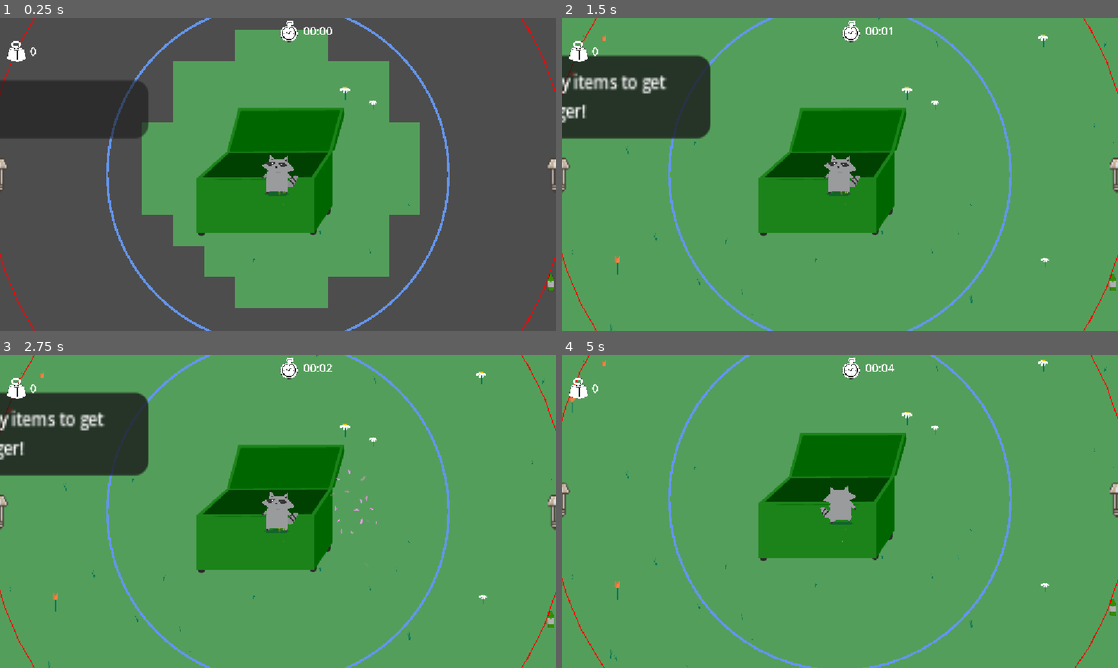
Above: before the commit, frames 1-4 (two rows, left to right).
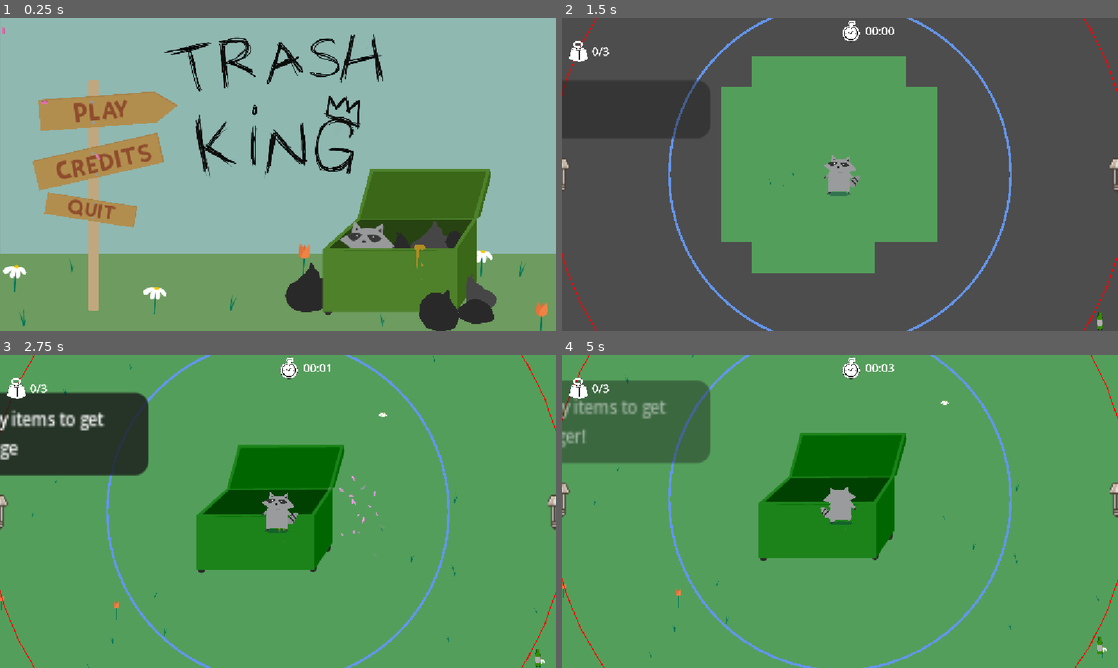
Above: after the commit, the same moments.

Repository: Lu-ni/upsi-jam-6
Game: Godot game, scene res://scenes/MainMenu.tscn
Same seed, same stepped clock (60 frames per second), same inputs: the game is played once before the commit and once after it. Before the commit the project starts from res://scenes/World.tscn. The engine's default icon, where the game draws it, is replaced by a stand-in: a white triangle on a blue panel in a dark square.
Inputs (mouse positions are in pixels of both pictures, inside the frame that each line leads up to):
- Up to frame 1 (0.25 s): no input
- Up to frame 2 (1.5 s): click (662, 161) at 0.5 s, where only the run after the commit has a clickable "Credits"; click (667, 111) at 1.25 s, where only the run after the commit has a clickable "Play"
- Up to frame 3 (2.75 s): tap Enter at 2 s; move the mouse to (400, 495) at 2.02 s; hold Right (shop_right) from 2.03 s (still down); tap E (petals) at 2.1 s; tap Down (shop_buy) at 2.27 s
- Up to frame 4 (5 s): move the mouse to (728, 527) at 2.77 s; release Right (shop_right) at 2.78 s; hold S (ui_down) 2.78-3.53 s; tap O at 2.85 s; tap Down (shop_buy) at 3.02, 4.52 s; move the mouse to (895, 442) at 3.52 s; hold Right (shop_right) 3.53-4.28 s; tap P at 3.6 s; tap Space at 4.25 s; move the mouse to (812, 574) at 4.27 s; hold W (ui_up) from 4.28 s (still down); tap X at 4.35 s

The runs differ from the first frame. In frame 1, 99% of the frame differs, in the area x 0-100%, y 0-100%; in frame 2, 78%; in frame 3, 0.8%; in frame 4, 7.1%.

Commit message:
Simple game loop structure, esc to return to menu

Diff:
--- /dev/null
+++ b/globals/BaseDataValues.gd
@@ -0,0 +1,6 @@
+extends Node
+
+var base_max_time: float = 3 * 60 * 1000
+var base_throw_trash_time: int = 1000
+var base_amount_of_trash_collected: int = 0
+var base_max_inventory: int = 3
--- a/globals/GameInfo.gd
+++ b/globals/GameInfo.gd
@@ -1,8 +1,8 @@
 extends Node
 
-var max_time: float = 3 * 60 * 1000 #ms
-var throw_trash_time: int = 1000
-var amount_of_trash_collected: int = 0
+var max_time: float
+var throw_trash_time: int
+var amount_of_trash_collected: int
 #var thing_idk
 
 var time_used: float = 0
--- a/globals/Manager.gd
+++ b/globals/Manager.gd
@@ -11,9 +11,12 @@
 func _process(delta: float) -> void:
 	if not initialized:
 		hud = load("res://scenes/HUD.tscn").instantiate()
-		hud.visible = true
+		hud.visible = false
 		get_tree().root.add_child(hud)
 		initialized = true
+		menu = get_tree().root.get_node("MainMenu")
+	if Input.is_action_just_pressed("ui_cancel") and in_game:
+		end_game()
 
 func _ready() -> void:
 	pass
@@ -22,7 +25,25 @@
 	pass
 
 func start_game():
-	pass
+	reset_game_data()
+	world = load("res://scenes/World.tscn").instantiate()
+	add_sibling(world)
+	hud.visible = true
+	menu.visible = false
+	in_game = true
+
+func end_game():
+	world.queue_free()
+	hud.visible = false
+	menu.visible = true
+	in_game = false
 
 func reset_game_data():
-	pass
+	GameInfo.throw_trash_time = BaseDataValues.base_throw_trash_time
+	GameInfo.amount_of_trash_collected = BaseDataValues.base_amount_of_trash_collected
+	GameInfo.has_seen_craft_tuto = false
+	GameInfo.has_seen_shop_tuto = false
+	GameInfo.time_used = 0
+	PlayerInfo.inventory = []
+	PlayerInfo.max_inventory = BaseDataValues.base_max_inventory
+	Signals.inventory_updated.emit()
--- a/globals/PlayerInfo.gd
+++ b/globals/PlayerInfo.gd
@@ -22,7 +22,7 @@
 }
 
 # ── Player Data ──
-var inventory: Array[Item]
+var inventory: Array[Item] = []
 var kamas: int
 var max_inventory: float = 3
 
--- a/project.godot
+++ b/project.godot
@@ -11,7 +11,7 @@
 [application]
 
 config/name="upsi-jam-6"
-run/main_scene="uid://bt5ppf60hstyw"
+run/main_scene="uid://cp7iirxvi4oij"
 config/features=PackedStringArray("4.6", "Forward Plus")
 config/icon="res://icon.svg"
 
@@ -25,6 +25,7 @@
 PlayerInfo="*uid://bae4ppspx5ngb"
 GameInfo="*uid://d38veo5scdgsj"
 PlayerManager="*res://globals/PlayerManager.gd"
+BaseDataValues="*uid://b77k81nlxjy1k"
 
 [display]
 
--- a/scenes/MainMenu.tscn
+++ b/scenes/MainMenu.tscn
@@ -74,7 +74,7 @@
 texture = ExtResource("2_826wr")
 centered = false
 
-[node name="IllustrationSansTitre3" type="Sprite2D" parent="." unique_id=632019592]
+[node name="Title" type="Sprite2D" parent="." unique_id=632019592]
 position = Vector2(524, 522)
 scale = Vector2(0.522694, 0.51904297)
 texture = ExtResource("3_7shrw")
@@ -120,7 +120,7 @@
 icon = ExtResource("5_bky6r")
 expand_icon = true
 script = ExtResource("1_yqorp")
-hover_scale = 1.2
+hover_scale = 1.07
 
 [node name="RacoonTarget" type="Node2D" parent="Play" unique_id=2081675068]
 position = Vector2(127.17308, 44.181507)
@@ -166,7 +166,7 @@
 icon = ExtResource("7_l4mxc")
 expand_icon = true
 script = ExtResource("1_yqorp")
-hover_scale = 1.02
+hover_scale = 1.05
 
 [node name="Label" type="Label" parent="Credits" unique_id=2105997182]
 layout_mode = 0
@@ -207,6 +207,9 @@
 icon = ExtResource("8_5faoh")
 expand_icon = true
 script = ExtResource("1_yqorp")
+hover_scale = 1.1
+rotate_amount = 5.0
+cycle_time = 0.7
 
 [node name="Label" type="Label" parent="Quit" unique_id=1711412060]
 layout_mode = 0
--- a/scripts/main_menu.gd
+++ b/scripts/main_menu.gd
@@ -1,11 +1,15 @@
 extends Node2D
 
+func _ready() -> void:
+	$Play.pressed.connect(on_play_pressed)
+	$Credits.pressed.connect(on_credits_pressed)
+	$Quit.pressed.connect(on_quit_pressed)
 
-# Called when the node enters the scene tree for the first time.
-func _ready() -> void:
-	pass # Replace with function body.
+func on_play_pressed():
+	Manager.start_game()
 
+func on_credits_pressed():
+	pass
 
-# Called every frame. 'delta' is the elapsed time since the previous frame.
-func _process(delta: float) -> void:
-	pass
+func on_quit_pressed():
+	get_tree().quit()
Not shown, added: globals/BaseDataValues.gd.uid
